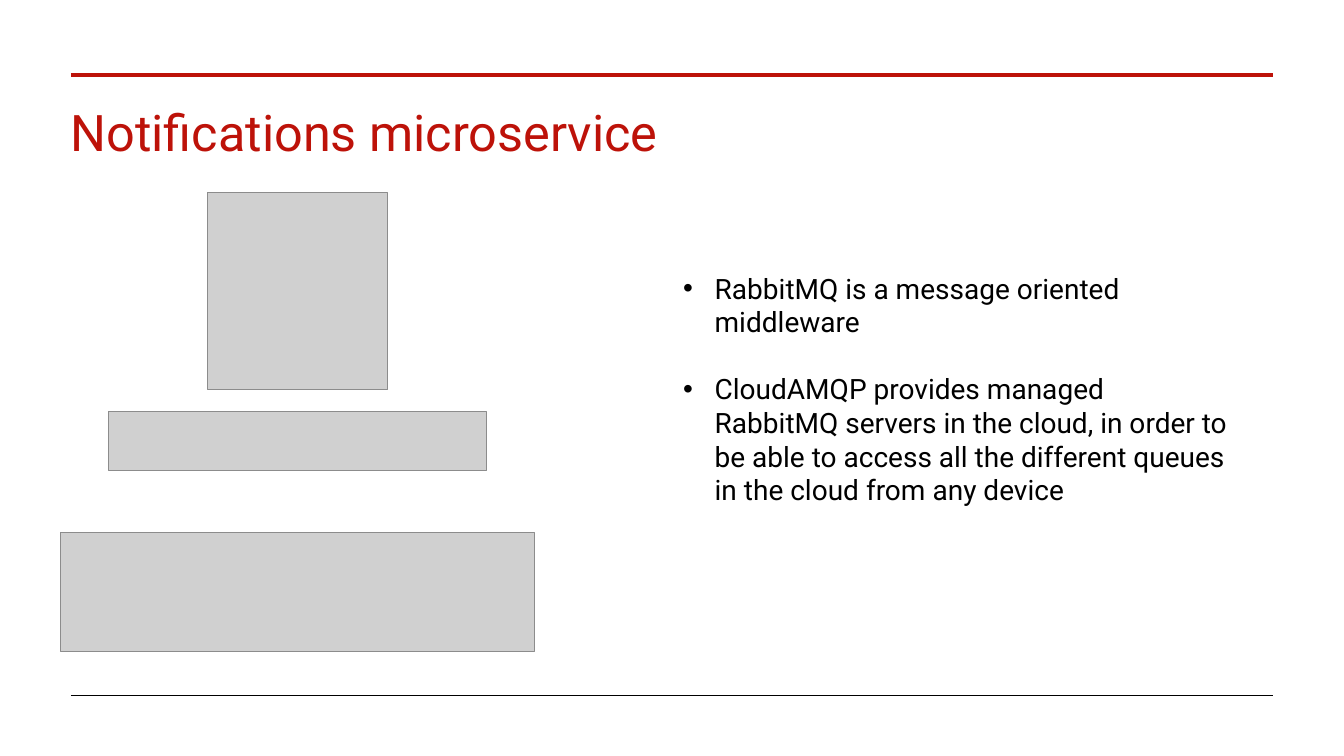
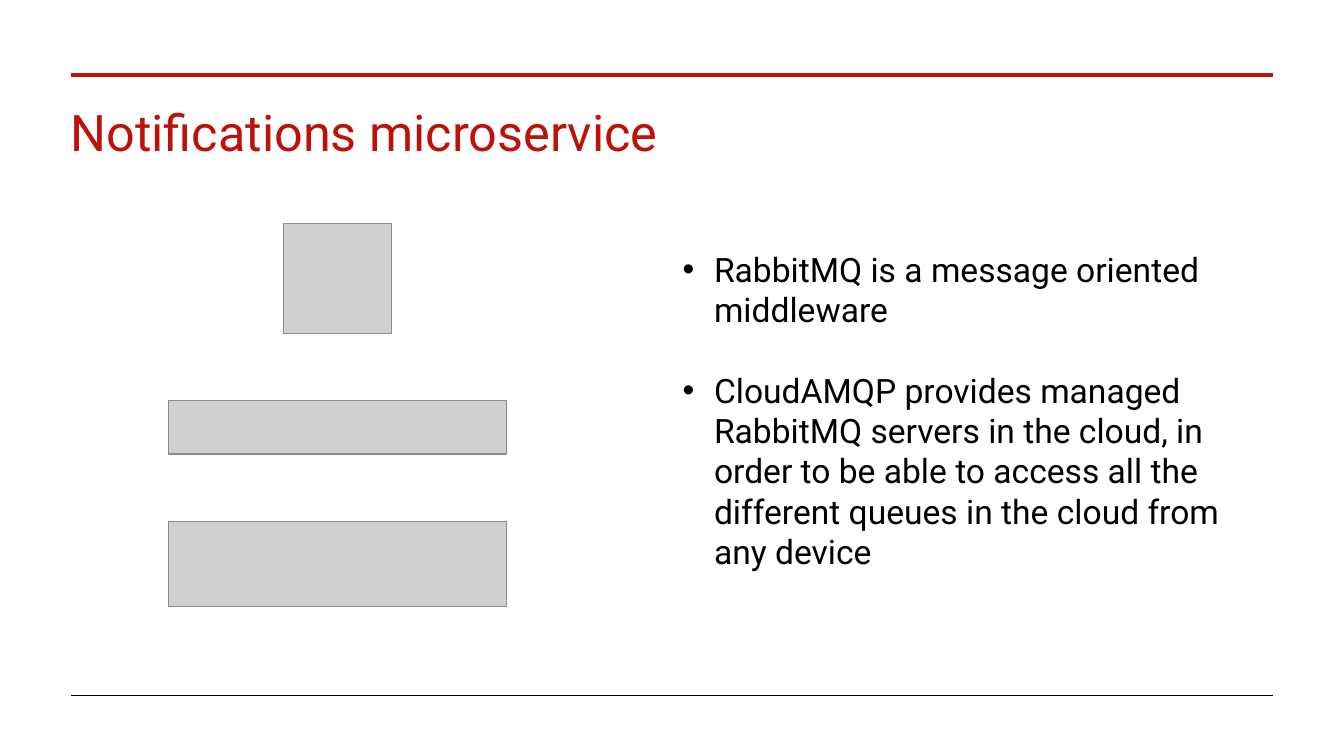
Before and after one commit to mauroficorella/LABAP, a slide deck: slide 20 of Documentation/Presentation.pptx. Drawn at 1344x756 pixels with LibreOffice and Linux fonts; fonts in the diff are those of the drawing; grey boxes stand for pictures. Boxes give left, top, right and bottom in pixels: in the first picture for what was removed or moved away, otherwise in the second. Text is boxed around its words. In the diff, an @@ line names an element or a change of style, - is before the commit and + after.

```diff
--- a/Documentation/Presentation.pptx
+++ b/Documentation/Presentation.pptx
@@ picture: place and size @@
-picture at [208,193,387,390]
+picture at [283,224,391,334]
@@ text "RabbitMQ is a message oriented ...": place and size @@
-text "RabbitMQ is a message oriented ..." at [715,278,1227,506]
+text "RabbitMQ is a message oriented ..." at [714,256,1219,571]
@@ text "RabbitMQ is a message oriented ..." at [714,256,1219,571]: size 20 to 24 pt @@
@@ picture: place and size @@
-picture at [109,411,487,471]
+picture at [168,401,507,455]
@@ picture: place and size @@
-picture at [60,532,535,651]
+picture at [168,521,507,606]
```
Also in this commit, not shown: 8 other slides changed.
